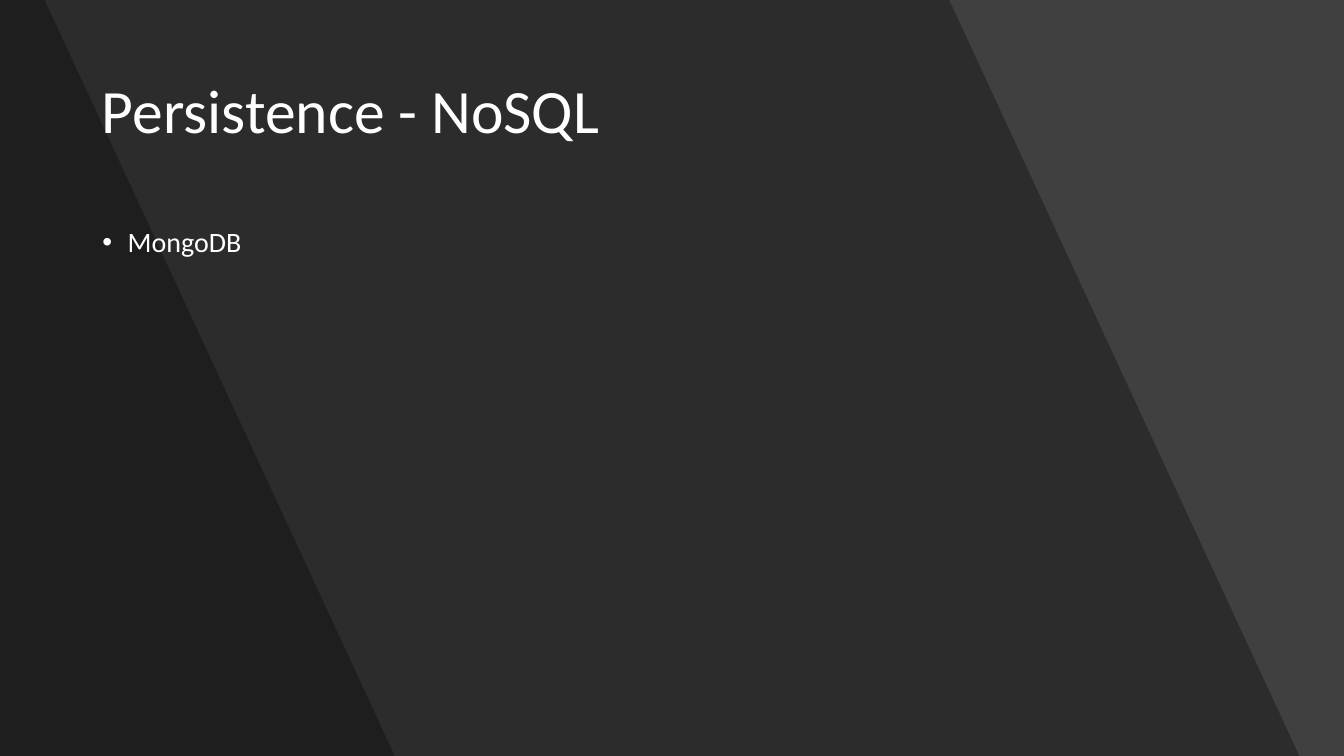
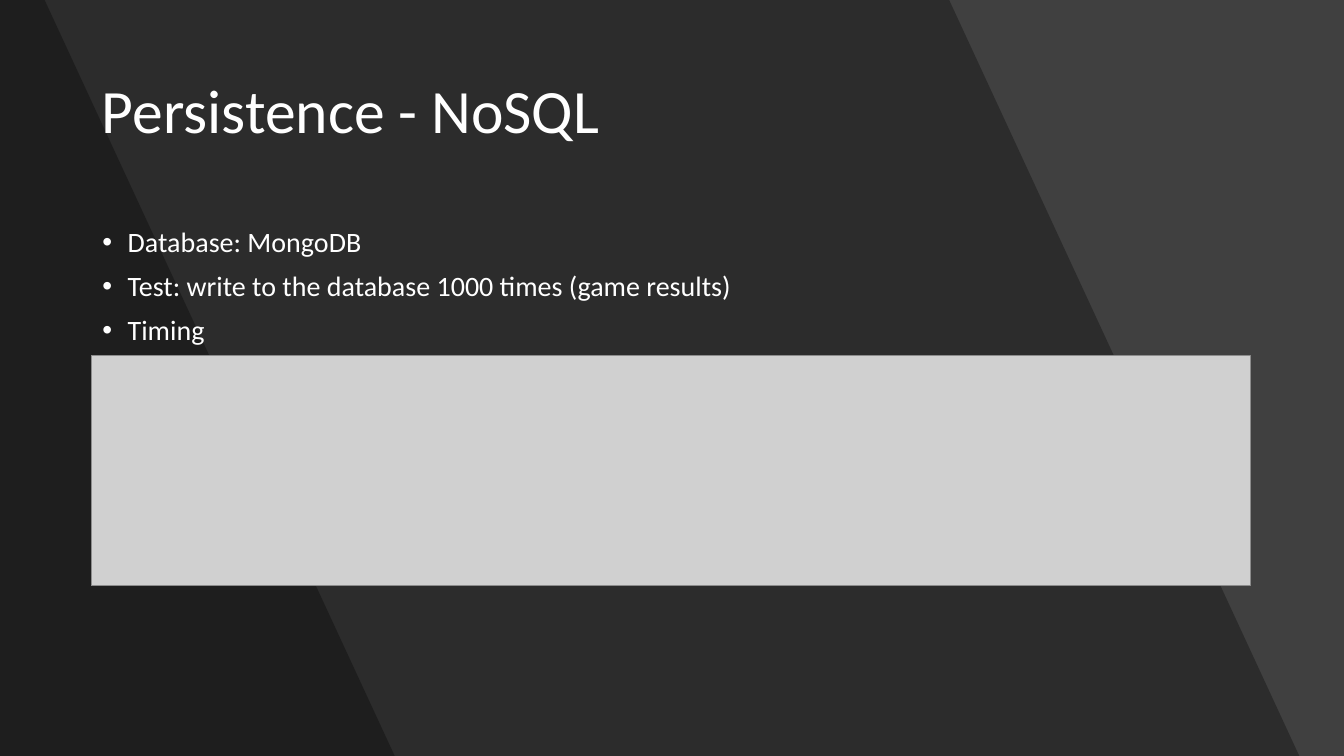
Before and after one commit to webbureaucrat/learn-duel, a slide deck: slide 10 of swar_learn_duel.pptx. Drawn at 1344x756 pixels with LibreOffice and Linux fonts; fonts in the diff are those of the drawing; grey boxes stand for pictures. Boxes give left, top, right and bottom in pixels: in the first picture for what was removed or moved away, otherwise in the second. Text is boxed around its words. In the diff, an @@ line names an element or a change of style, - is before the commit and + after.

Commit message:
Add pictures of visualvm

```diff
--- a/swar_learn_duel.pptx
+++ b/swar_learn_duel.pptx
@@ text at bbox=[128, 232, 730, 345]: text changed @@
-• MongoDB
+• Database: MongoDB
+• Test: write to the database 1000 times (game results)
+• Timing
@@ picture added at bbox=[92, 356, 1251, 586] @@
```
Also in this commit, not shown: 1 other slide changed.
